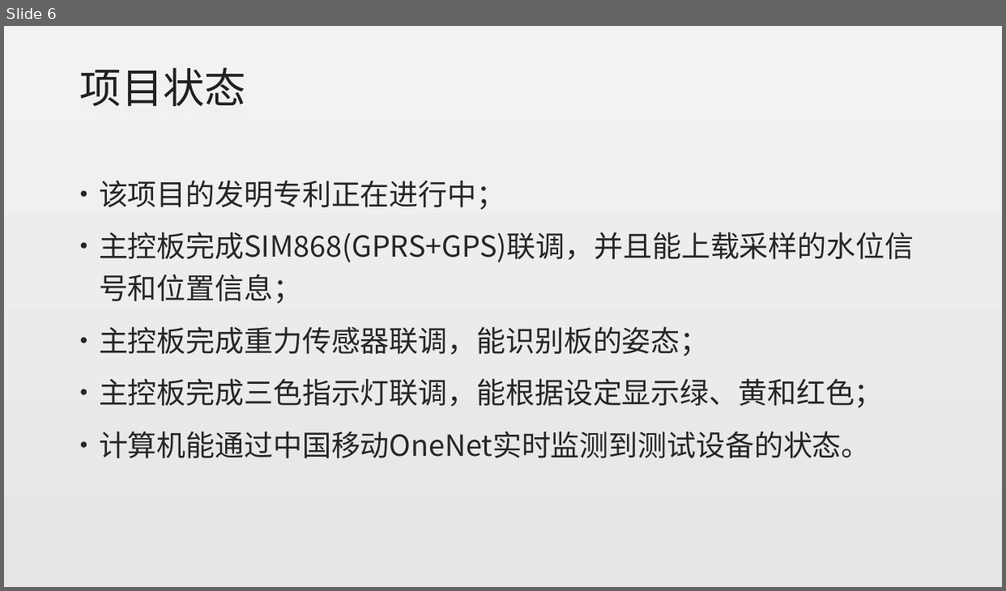
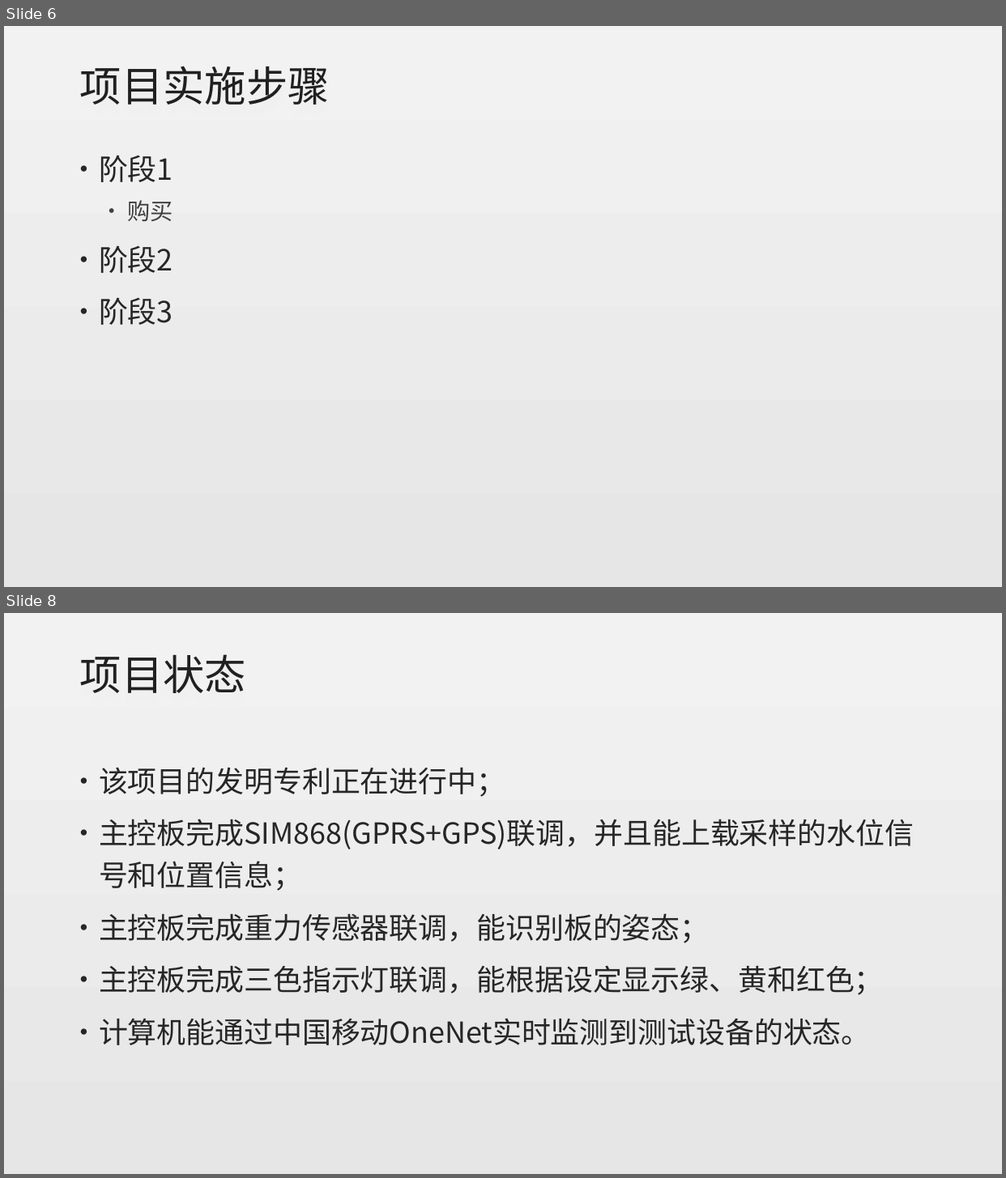
Before and after one commit to alanz2015/Study-Notes, a slide deck: 实时路面积水检测设备实现方案-张沛霖20170816.pptx. Shown one above the other, each under a label of ours: slide 6 before the commit, slides 6 and 8 after it; the slides between them are not shown. The pictures are 1006x591 and 1006x1178 pixels, drawn with LibreOffice and Linux fonts; fonts in the diff are those of the drawing. Boxes give left, top, right and bottom in pixels: in the first picture for what was removed or moved away, otherwise in the second. Text is boxed around its words. In the diff, an @@ line names an element or a change of style, - is before the commit and + after.

```diff
--- a/实时路面积水检测设备实现方案-张沛霖20170816.pptx
+++ b/实时路面积水检测设备实现方案-张沛霖20170816.pptx
@@ slide 6 added at (4, 26, 1002, 587), background gradient #F2F2F2 to #E7E6E6 @@
@@ title added at (80, 66, 330, 105), 40 pt, text #202020 @@
+项目实施步骤
@@ text added at (99, 155, 173, 325), 28 pt, text #262626 @@
+• 阶段1
+  • 购买
+• 阶段2
+• 阶段3
@@ what was slide 6 is now slide 8 @@
```
Also in this commit, not shown: 3 slides changed, 1 other slide added.
